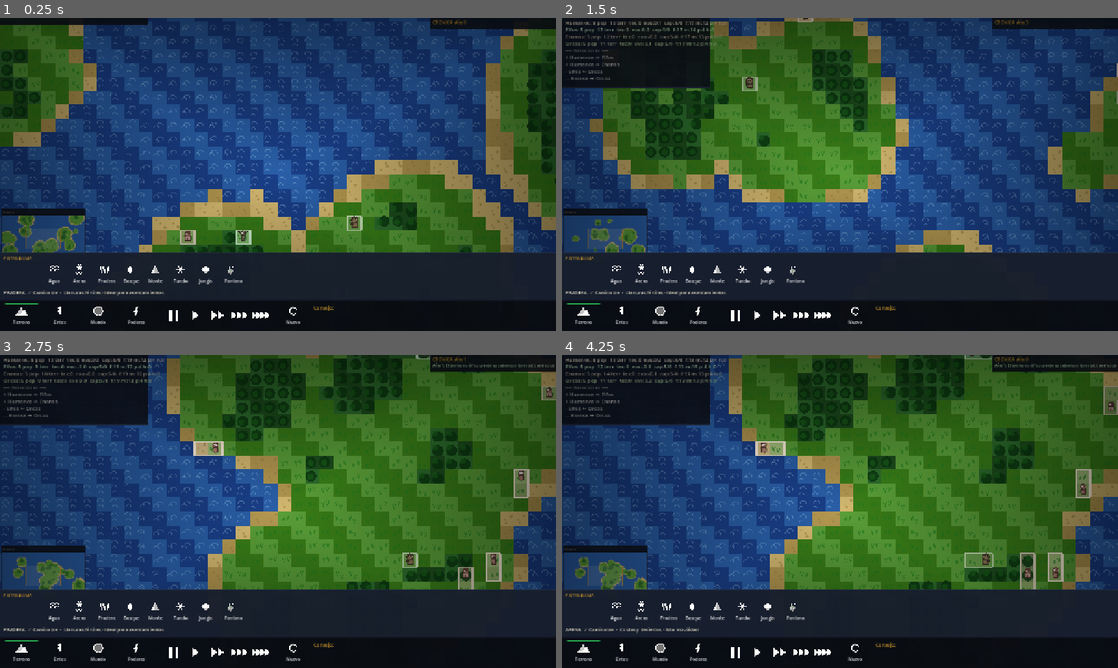
Above: before the commit, frames 1-4 (two rows, left to right).
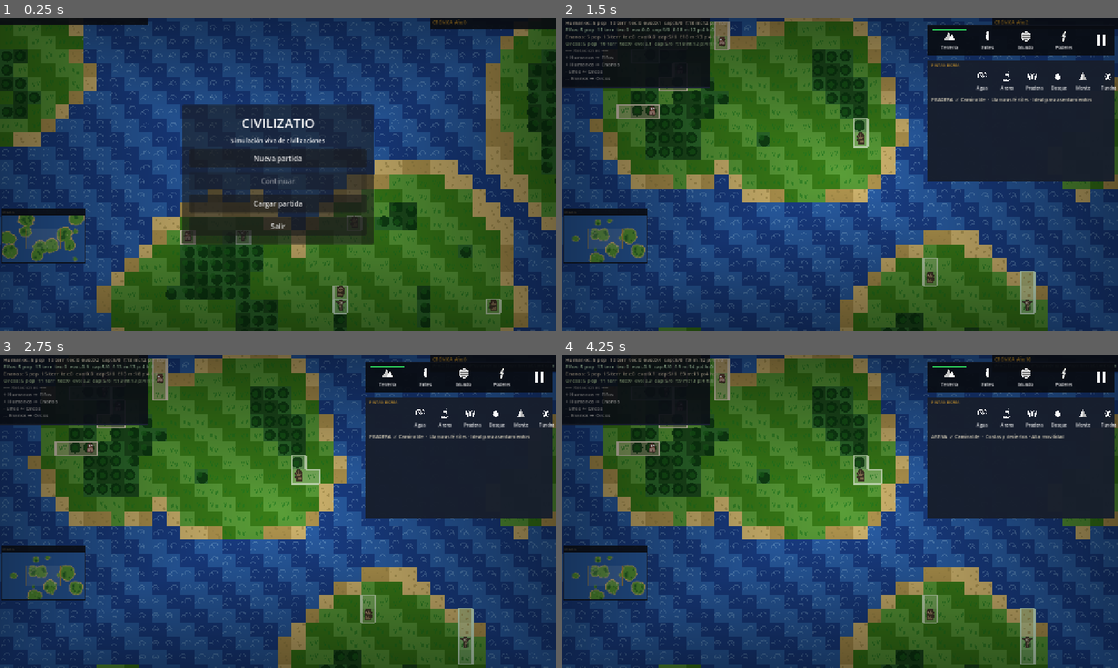
Above: after the commit, the same moments.

Repository: scastorina/civilizatio
Game: Godot game, scene res://scenes/Main.tscn
Two runs of this game, one before a commit and one after it. Both use one fixed random seed, a clock stepped at 60 frames per second and the inputs below.
Inputs (mouse positions are in pixels of both pictures, inside the frame that each line leads up to):
- Up to frame 1 (0.25 s): no input
- Up to frame 2 (1.5 s): click (840, 158) at 0.5 s, where only the run after the commit has a clickable "Nueva partida"; click (856, 315) at 1.25 s, where only the run before the commit has a clickable "Nuevo"
- Up to frame 3 (2.75 s): click (294, 652) at 2 s, where only the run before the commit has a clickable "Nuevo"
- Up to frame 4 (4.25 s): click "Agua" at 2.75 s; click "Arena" at 3.5 s

The runs differ from the first frame. In frame 1, 40% of the frame differs, in the area x 0-100%, y 27-100%; in frame 2, 42%; in frame 3, 76%, in the area x 0-100%, y 0-100%; in frame 4, 76%.

Commit message:
feat(ui): add main menu overlay and floating right-side interface

Diff:
--- a/scripts/GameUI.gd
+++ b/scripts/GameUI.gd
@@ -12,7 +12,10 @@
 signal chronicle_reply_submitted(text: String)
 
 const BAR_H   := 72
-const PANEL_H := 108    # taller panel: room for buttons + info strip
+const PANEL_H := 280
+const SIDEBAR_W := 430.0
+const SIDEBAR_TOP := 16.0
+const SIDEBAR_GAP := 8.0
 const BTN     := 54
 const TAB_W   := 84.0
 const GAP     := 4
@@ -165,22 +168,27 @@
 # ── Construcción ──────────────────────────────────────────────────────────────
 
 func _build() -> void:
-	# Panel de herramientas  — #171e2e con línea de acento
+	# Barra flotante derecha (estilo panel táctico)
+	var bar := Panel.new()
+	bar.anchor_left   = 1.0; bar.anchor_top    = 0.0
+	bar.anchor_right  = 1.0; bar.anchor_bottom = 0.0
+	bar.offset_left   = -(SIDEBAR_W + float(PAD))
+	bar.offset_top    = SIDEBAR_TOP
+	bar.offset_right  = -float(PAD)
+	bar.offset_bottom = SIDEBAR_TOP + float(BAR_H)
+	_style_panel(bar, Color(0.035, 0.047, 0.071, 0.92), false)
+	add_child(bar)
+
+	# Panel de herramientas flotante (debajo de barra superior)
 	_tool_panel = Panel.new()
-	_tool_panel.anchor_left   = 0.0; _tool_panel.anchor_top    = 1.0
-	_tool_panel.anchor_right  = 1.0; _tool_panel.anchor_bottom = 1.0
-	_tool_panel.offset_top    = -(BAR_H + PANEL_H)
-	_tool_panel.offset_bottom = -BAR_H
+	_tool_panel.anchor_left   = 1.0; _tool_panel.anchor_top    = 0.0
+	_tool_panel.anchor_right  = 1.0; _tool_panel.anchor_bottom = 0.0
+	_tool_panel.offset_left   = -(SIDEBAR_W + float(PAD))
+	_tool_panel.offset_top    = SIDEBAR_TOP + float(BAR_H) + SIDEBAR_GAP
+	_tool_panel.offset_right  = -float(PAD)
+	_tool_panel.offset_bottom = SIDEBAR_TOP + float(BAR_H + PANEL_H) + SIDEBAR_GAP
 	_style_panel(_tool_panel, C_SURF2, true)
 	add_child(_tool_panel)
-
-	# Barra inferior  — #090c12
-	var bar := Panel.new()
-	bar.anchor_left   = 0.0; bar.anchor_top    = 1.0
-	bar.anchor_right  = 1.0; bar.anchor_bottom = 1.0
-	bar.offset_top    = -BAR_H; bar.offset_bottom = 0.0
-	_style_panel(bar, Color(0.035, 0.047, 0.071, 0.98), false)
-	add_child(bar)
 
 	_build_bar(bar)
 	_build_terrain_content()
@@ -240,8 +248,8 @@
 
 	# ── Consejo / crónica ──
 	_chronicle_prompt_label = Label.new()
-	_chronicle_prompt_label.position = Vector2(x, yc + 2.0)
-	_chronicle_prompt_label.size = Vector2(220.0, 18.0)
+	_chronicle_prompt_label.position = Vector2(float(PAD), -34.0)
+	_chronicle_prompt_label.size = Vector2(SIDEBAR_W - float(PAD * 2), 18.0)
 	_chronicle_prompt_label.text = "Consejo:"
 	_chronicle_prompt_label.add_theme_font_size_override("font_size", 11)
 	_chronicle_prompt_label.add_theme_color_override("font_color", C_ACC)
@@ -249,7 +257,8 @@
 
 	for i in range(3):
 		var reply_btn := _make_text_btn(Color(0.80, 0.65, 0.22), 90.0, 28.0)
-		reply_btn.position = Vector2(x + i * 94.0, yc + 20.0)
+		reply_btn.position = Vector2(float(PAD) + i * 136.0, -2.0)
+		reply_btn.size = Vector2(132.0, 22.0)
 		reply_btn.visible = false
 		var oi := i
 		reply_btn.pressed.connect(func(): _on_chronicle_reply_pressed(oi))
@@ -462,6 +471,12 @@
 	_refresh_speed_highlights()
 	time_speed_changed.emit(idx)
 
+func set_speed_idx(idx: int, emit_signal: bool = false) -> void:
+	current_speed_idx = clampi(idx, 0, SPEED_DEFS.size() - 1)
+	_refresh_speed_highlights()
+	if emit_signal:
+		time_speed_changed.emit(current_speed_idx)
+
 func _on_map(idx: int) -> void:
 	current_map_idx = idx
 	_refresh_map_highlights()
--- a/scripts/Main.gd
+++ b/scripts/Main.gd
@@ -62,6 +62,7 @@
 const CHRONICLE_MAX := 40
 const FORTIFICATION_NAMES: Array[String] = ["sin defensa", "valla de madera", "muralla de piedra", "bastion de hierro"]
 const RESOURCE_KEYS: Array[String] = ["food", "wood", "stone", "iron"]
+const SAVE_FILE_PATH := "user://savegame.json"
 const SPECIES_RELIGIONS: Dictionary = {
 	"Humanos": "Fe Sagrada",
 	"Elfos":   "Sendero Eterno",
@@ -107,6 +108,9 @@
 var world_effects = WorldEffectsScript.new()
 var _fire_cells: Dictionary = world_effects.fire_cells
 var _effects: Array[Dictionary] = world_effects.effects
+var _main_menu_layer: CanvasLayer
+var _main_menu_panel: Panel
+var _game_started := false
 
 func _ready() -> void:
 	rng.randomize()
@@ -141,8 +145,12 @@
 	ui.power_selected.connect(func(_idx): pass)
 	ui.chronicle_reply_submitted.connect(_on_chronicle_reply_submitted)
 	_regenerate_world()
+	_show_main_menu()
 
 func _process(delta: float) -> void:
+	if not _game_started:
+		_update_minimap_cam_rect()
+		return
 	var speed := TIME_SPEEDS[current_speed_idx]
 	if speed == 0.0:
 		return
@@ -181,6 +189,21 @@
 			return
 		if event.keycode == KEY_ENTER or event.keycode == KEY_KP_ENTER:
 			_regenerate_world()
+			return
+		if event.keycode == KEY_F5:
+			_save_game()
+			return
+		if event.keycode == KEY_F9:
+			_load_game()
+			return
+		if event.keycode == KEY_N and event.ctrl_pressed:
+			_regenerate_world()
+			return
+		if event.keycode == KEY_ESCAPE:
+			if _game_started:
+				_show_main_menu(true)
+			else:
+				_start_game_from_menu(false)
 			return
 
 	if event is InputEventMouseButton:
@@ -319,6 +342,264 @@
 	world_grid.set_owner(cell, species["name"] as String)
 	add_child(human)
 	humans.append(human)
+
+func _serialize_human(human: Human) -> Dictionary:
+	return {
+		"x": human.grid_position.x as int,
+		"y": human.grid_position.y as int,
+		"species": human.species_name as String,
+		"evolution_score": human.evolution_score as float,
+		"age_ticks": human.age_ticks as int,
+		"battles_won": human.battles_won as int,
+		"is_hero": human.is_hero as bool,
+		"hero_name": human.hero_name as String,
+		"infected": human.infected as bool,
+		"on_fire": human.on_fire as bool,
+		"religion": human.religion as String,
+	}
+
+func _restore_human(state: Dictionary) -> void:
+	var species_name := state.get("species", "Humanos") as String
+	var species := _find_species(species_name)
+	if species.is_empty():
+		return
+	var cell := Vector2i(state.get("x", 0) as int, state.get("y", 0) as int)
+	if not world_grid.is_in_bounds(cell):
+		return
+	_spawn_human_at(cell, species)
+	var human: Human = humans.back() as Human
+	if human == null:
+		return
+	human.evolution_score = state.get("evolution_score", 0.0) as float
+	human.age_ticks = state.get("age_ticks", 0) as int
+	human.battles_won = state.get("battles_won", 0) as int
+	human.is_hero = state.get("is_hero", false) as bool
+	human.hero_name = state.get("hero_name", "") as String
+	human.infected = state.get("infected", false) as bool
+	human.on_fire = state.get("on_fire", false) as bool
+	human.religion = state.get("religion", SPECIES_RELIGIONS.get(species_name, "") as String) as String
+
+func _serialize_fire_cells() -> Array:
+	var out: Array = []
+	for cell: Vector2i in world_effects.fire_cells.keys():
+		out.append({
+			"x": cell.x,
+			"y": cell.y,
+			"age": world_effects.fire_cells[cell] as int,
+		})
+	return out
+
+func _restore_fire_cells(data: Array) -> void:
+	world_effects.fire_cells.clear()
+	for entry in data:
+		if entry is Dictionary:
+			var d := entry as Dictionary
+			var cell := Vector2i(d.get("x", 0) as int, d.get("y", 0) as int)
+			world_effects.fire_cells[cell] = d.get("age", 0) as int
+
+func _show_main_menu(paused_menu: bool = false) -> void:
+	if _main_menu_layer == null:
+		_main_menu_layer = CanvasLayer.new()
+		_main_menu_layer.layer = 30
+		add_child(_main_menu_layer)
+	if _main_menu_panel != null:
+		_main_menu_panel.queue_free()
+
+	_main_menu_panel = Panel.new()
+	_main_menu_panel.anchor_left = 0.5
+	_main_menu_panel.anchor_top = 0.5
+	_main_menu_panel.anchor_right = 0.5
+	_main_menu_panel.anchor_bottom = 0.5
+	_main_menu_panel.offset_left = -220
+	_main_menu_panel.offset_top = -160
+	_main_menu_panel.offset_right = 220
+	_main_menu_panel.offset_bottom = 160
+	_main_menu_layer.add_child(_main_menu_panel)
+
+	var vb := VBoxContainer.new()
+	vb.anchor_left = 0.0
+	vb.anchor_top = 0.0
+	vb.anchor_right = 1.0
+	vb.anchor_bottom = 1.0
+	vb.offset_left = 16
+	vb.offset_top = 16
+	vb.offset_right = -16
+	vb.offset_bottom = -16
+	vb.alignment = BoxContainer.ALIGNMENT_CENTER
+	vb.add_theme_constant_override("separation", 10)
+	_main_menu_panel.add_child(vb)
+
+	var title := Label.new()
+	title.text = "CIVILIZATIO"
+	title.horizontal_alignment = HORIZONTAL_ALIGNMENT_CENTER
+	title.add_theme_font_size_override("font_size", 30)
+	vb.add_child(title)
+
+	var subtitle := Label.new()
+	subtitle.text = "Simulación viva de civilizaciones"
+	subtitle.horizontal_alignment = HORIZONTAL_ALIGNMENT_CENTER
+	subtitle.add_theme_font_size_override("font_size", 14)
+	vb.add_child(subtitle)
+
+	var btn_new := Button.new()
+	btn_new.text = "Nueva partida"
+	btn_new.custom_minimum_size = Vector2(0, 42)
+	btn_new.pressed.connect(func():
+		_regenerate_world()
+		_start_game_from_menu(false)
+	)
+	vb.add_child(btn_new)
+
+	var btn_continue := Button.new()
+	btn_continue.text = "Continuar"
+	btn_continue.custom_minimum_size = Vector2(0, 42)
+	btn_continue.disabled = not paused_menu
+	btn_continue.pressed.connect(func(): _start_game_from_menu(false))
+	vb.add_child(btn_continue)
+
+	var btn_load := Button.new()
+	btn_load.text = "Cargar partida"
+	btn_load.custom_minimum_size = Vector2(0, 42)
+	btn_load.pressed.connect(func():
+		if _load_game():
+			_start_game_from_menu(false)
+	)
+	vb.add_child(btn_load)
+
+	var btn_exit := Button.new()
+	btn_exit.text = "Salir"
+	btn_exit.custom_minimum_size = Vector2(0, 42)
+	btn_exit.pressed.connect(func(): get_tree().quit())
+	vb.add_child(btn_exit)
+
+	_game_started = false
+	current_speed_idx = 0
+	if ui != null:
+		ui.visible = false
+
+func _start_game_from_menu(keep_paused: bool) -> void:
+	_game_started = true
+	if _main_menu_panel != null:
+		_main_menu_panel.queue_free()
+		_main_menu_panel = null
+	if ui != null:
+		ui.visible = true
+	if not keep_paused and current_speed_idx == 0:
+		current_speed_idx = 1
+		if ui != null:
+			ui.set_speed_idx(current_speed_idx)
+
+func _save_game() -> bool:
+	var save_data := {
+		"version": 1,
+		"world_year": world_year,
+		"current_speed_idx": current_speed_idx,
+		"current_map_idx": current_map_idx,
+		"move_tick_accumulator": move_tick_accumulator,
+		"world_grid": world_grid.export_state(),
+		"humans": [],
+		"species_tech": _species_tech.duplicate(true),
+		"species_research": _species_research.duplicate(true),
+		"species_resources": _species_resources.duplicate(true),
+		"species_fleets": _species_fleets.duplicate(true),
+		"species_armies": _species_armies.duplicate(true),
+		"species_pressures": _species_pressures.duplicate(true),
+		"relations": _relations.duplicate(true),
+		"war_pairs": _war_pairs.duplicate(true),
+		"alliance_pairs": _alliance_pairs.duplicate(true),
+		"chronicle": _chronicle.duplicate(true),
+		"chronicle_colors": _chronicle_colors.duplicate(true),
+		"territory_names": _territory_names.duplicate(true),
+		"known_kingdoms": _known_kingdoms.duplicate(true),
+		"species_grievances": _species_grievances.duplicate(true),
+		"deforestation_log": _deforestation_log.duplicate(true),
+		"last_war_tick": _last_war_tick.duplicate(true),
+		"tribute_pending": _tribute_pending.duplicate(true),
+		"last_species_event_era": _last_species_event_era.duplicate(true),
+		"active_advice": _active_advice.duplicate(true),
+		"next_advice_year": _next_advice_year,
+		"fire_cells": _serialize_fire_cells(),
+	}
+	for human: Human in humans:
+		(save_data["humans"] as Array).append(_serialize_human(human))
+	var file := FileAccess.open(SAVE_FILE_PATH, FileAccess.WRITE)
+	if file == null:
+		_log_event("Año %d: Error al guardar partida" % world_year, "")
+		return false
+	file.store_string(JSON.stringify(save_data))
+	file.close()
+	_log_event("Año %d: Partida guardada correctamente" % world_year, "")
+	return true
+
+func _load_game() -> bool:
+	if not FileAccess.file_exists(SAVE_FILE_PATH):
+		_log_event("Año %d: No existe una partida guardada" % world_year, "")
+		return false
+	var file := FileAccess.open(SAVE_FILE_PATH, FileAccess.READ)
+	if file == null:
+		_log_event("Año %d: No se pudo abrir la partida guardada" % world_year, "")
+		return false
+	var raw_text := file.get_as_text()
+	file.close()
+	var parsed: Variant = JSON.parse_string(raw_text)
+	if not (parsed is Dictionary):
+		_log_event("Año %d: Savegame inválido" % world_year, "")
+		return false
+	var data := parsed as Dictionary
+	var grid_data := data.get("world_grid", {}) as Dictionary
+	if not world_grid.import_state(grid_data):
+		_log_event("Año %d: Savegame incompatible con el tamaño del mundo" % world_year, "")
+		return false
+
+	for human in humans:
+		human.queue_free()
+	humans.clear()
+	world_effects.reset()
+	_trade_routes.clear()
+	_battle_markers.clear()
+	_sea_route_cache.clear()
+
+	world_year = data.get("world_year", 0) as int
+	move_tick_accumulator = data.get("move_tick_accumulator", 0.0) as float
+	current_speed_idx = clampi(data.get("current_speed_idx", current_speed_idx) as int, 0, TIME_SPEEDS.size() - 1)
+	current_map_idx = clampi(data.get("current_map_idx", current_map_idx) as int, 0, MAP_PRESETS.size() - 1)
+	if ui != null:
+		ui.set_speed_idx(current_speed_idx)
+
+	_species_tech = (data.get("species_tech", _species_tech) as Dictionary).duplicate(true)
+	_species_research = (data.get("species_research", _species_research) as Dictionary).duplicate(true)
+	_species_resources = (data.get("species_resources", _species_resources) as Dictionary).duplicate(true)
+	_species_fleets = (data.get("species_fleets", _species_fleets) as Dictionary).duplicate(true)
+	_species_armies = (data.get("species_armies", _species_armies) as Dictionary).duplicate(true)
+	_species_pressures = (data.get("species_pressures", _species_pressures) as Dictionary).duplicate(true)
+	_relations = (data.get("relations", _relations) as Dictionary).duplicate(true)
+	_war_pairs = (data.get("war_pairs", _war_pairs) as Dictionary).duplicate(true)
+	_alliance_pairs = (data.get("alliance_pairs", _alliance_pairs) as Dictionary).duplicate(true)
+	_chronicle = (data.get("chronicle", _chronicle) as Array).duplicate(true)
+	_chronicle_colors = (data.get("chronicle_colors", _chronicle_colors) as Array).duplicate(true)
+	_territory_names = (data.get("territory_names", _territory_names) as Dictionary).duplicate(true)
+	_known_kingdoms = (data.get("known_kingdoms", _known_kingdoms) as Dictionary).duplicate(true)
+	_species_grievances = (data.get("species_grievances", _species_grievances) as Dictionary).duplicate(true)
+	_deforestation_log = (data.get("deforestation_log", _deforestation_log) as Dictionary).duplicate(true)
+	_last_war_tick = (data.get("last_war_tick", _last_war_tick) as Dictionary).duplicate(true)
+	_tribute_pending = (data.get("tribute_pending", _tribute_pending) as Dictionary).duplicate(true)
+	_last_species_event_era = (data.get("last_species_event_era", _last_species_event_era) as Dictionary).duplicate(true)
+	_active_advice = (data.get("active_advice", _active_advice) as Dictionary).duplicate(true)
+	_next_advice_year = data.get("next_advice_year", _next_advice_year) as int
+
+	var humans_data := data.get("humans", []) as Array
+	for hdata in humans_data:
+		if hdata is Dictionary:
+			_restore_human(hdata as Dictionary)
+	_restore_fire_cells(data.get("fire_cells", []) as Array)
+
+	_build_and_push_minimap()
+	_settlement_cluster_cache = _find_settlement_clusters()
+	_territory_cluster_cache  = _find_territory_clusters()
+	_refresh_hud()
+	queue_redraw()
+	_log_event("Año %d: Partida cargada correctamente" % world_year, "")
+	return true
 
 func _move_humans() -> void:
 	var occupied := {}
@@ -1196,6 +1477,32 @@
 			best = r
 	return best
 
+func _dominant_religions_for_species(species_list: Array) -> Dictionary:
+	var species_set: Dictionary = {}
+	for sp in species_list:
+		species_set[sp as String] = true
+	var counters: Dictionary = {}
+	for h in humans:
+		if h.religion == "" or not species_set.has(h.species_name):
+			continue
+		if not counters.has(h.species_name):
+			counters[h.species_name] = {}
+		var rel_counts: Dictionary = counters[h.species_name] as Dictionary
+		rel_counts[h.religion] = (rel_counts.get(h.religion, 0) as int) + 1
+	var dominant: Dictionary = {}
+	for sp in species_list:
+		var species := sp as String
+		var rel_counts := counters.get(species, {}) as Dictionary
+		var best_rel := ""
+		var best_n := 0
+		for r: String in rel_counts.keys():
+			var n := rel_counts[r] as int
+			if n > best_n:
+				best_n = n
+				best_rel = r
+		dominant[species] = best_rel
+	return dominant
+
 func _update_religions() -> void:
 	for human in humans:
 		for other in humans:
@@ -1234,6 +1541,16 @@
 	for h in humans:
 		living[h.species_name] = true
 	var sp_list: Array = living.keys()
+	var dominant_religions := _dominant_religions_for_species(sp_list)
+	var cross_trade_pairs: Dictionary = {}
+	for r: Dictionary in _trade_routes:
+		if r.get("mode", "") != "cross":
+			continue
+		var rsa := r.get("species", "") as String
+		var rsb := r.get("partner", "") as String
+		if rsa == "" or rsb == "":
+			continue
+		cross_trade_pairs[_diplomacy_key(rsa, rsb)] = true
 
 	# ── Passive grievance decay (dwarves) ─────────────────────────────────────
 	if world_year % 100 == 0:
@@ -1255,20 +1572,14 @@
 			else:
 				rel -= 0.001
 
-			if _dominant_religion(a) == _dominant_religion(b) and _dominant_religion(a) != "":
+			var dom_a := dominant_religions.get(a, "") as String
+			var dom_b := dominant_religions.get(b, "") as String
+			if dom_a == dom_b and dom_a != "":
 				rel += 0.002
 
 			# ── Human trade diplomacy bonus ────────────────────────────────────
 			# Humans improve relations faster with active cross-species trade
-			var has_cross_trade := false
-			for r: Dictionary in _trade_routes:
-				if r.get("mode", "") == "cross":
-					var rsa := r.get("species", "") as String
-					var rsb := r.get("partner", "") as String
-					if (rsa == a and rsb == b) or (rsa == b and rsb == a):
-						has_cross_trade = true
-						break
-			if has_cross_trade:
+			if cross_trade_pairs.has(key):
 				if a == "Humanos" or b == "Humanos":
 					rel += 0.0015   # humans are better diplomats through trade
 
--- a/scripts/WorldEffects.gd
+++ b/scripts/WorldEffects.gd
@@ -28,6 +28,15 @@
 	_tick_fire(world_grid, humans, rng)
 	_tick_plague(humans, rng)
 	_advance_effects()
+
+func _build_humans_by_cell(humans: Array) -> Dictionary:
+	var by_cell: Dictionary = {}
+	for human: Human in humans:
+		var cell := human.grid_position
+		if not by_cell.has(cell):
+			by_cell[cell] = []
+		(by_cell[cell] as Array).append(human)
+	return by_cell
 
 
 func _power_meteor(center: Vector2i, world_grid: WorldGrid, humans: Array, world_year: int, log_event: Callable) -> void:
@@ -98,11 +107,12 @@
 	var dirs: Array[Vector2i] = [Vector2i(1, 0), Vector2i(-1, 0), Vector2i(0, 1), Vector2i(0, -1)]
 	var new_fires: Array[Vector2i] = []
 	var to_erase: Array[Vector2i] = []
+	var humans_by_cell := _build_humans_by_cell(humans)
 	for cell: Vector2i in fire_cells.keys():
 		fire_cells[cell] = (fire_cells[cell] as int) + 1
-		for human: Human in humans:
-			if human.grid_position == cell:
-				human.on_fire = true
+		var humans_here := humans_by_cell.get(cell, []) as Array
+		for human: Human in humans_here:
+			human.on_fire = true
 		if (fire_cells[cell] as int) > 40:
 			world_grid.set_owner(cell, "")
 			if world_grid.get_biome(cell) == "forest":
@@ -127,18 +137,22 @@
 
 
 func _tick_plague(humans: Array, rng: RandomNumberGenerator) -> void:
-	var infected_positions: Array[Vector2i] = []
+	var infected_counts: Dictionary = {}
 	for human: Human in humans:
 		if human.infected:
-			infected_positions.append(human.grid_position)
+			infected_counts[human.grid_position] = (infected_counts.get(human.grid_position, 0) as int) + 1
 	for human: Human in humans:
 		if human.infected:
 			continue
-		for infected_position: Vector2i in infected_positions:
-			if (human.grid_position - infected_position).length() <= 1.5:
-				if rng.randf() < 0.04:
-					human.infected = true
-					break
+		var exposure := 0
+		for dy in range(-1, 2):
+			for dx in range(-1, 2):
+				exposure += infected_counts.get(human.grid_position + Vector2i(dx, dy), 0) as int
+		if exposure <= 0:
+			continue
+		var infection_chance := 1.0 - pow(0.96, float(exposure))
+		if rng.randf() < infection_chance:
+			human.infected = true
 
 
 func _advance_effects() -> void:
--- a/scripts/WorldGrid.gd
+++ b/scripts/WorldGrid.gd
@@ -358,3 +358,36 @@
 			if is_walkable(cell):
 				walkable.append(cell)
 	return walkable
+
+func export_state() -> Dictionary:
+	return {
+		"width": width,
+		"height": height,
+		"tiles": _tiles.duplicate(true),
+		"owners": _owners.duplicate(true),
+		"presence": _presence.duplicate(true),
+		"structures": _structures.duplicate(true),
+		"fortifications": _fortifications.duplicate(true),
+		"improvements": _improvements.duplicate(true),
+	}
+
+func import_state(state: Dictionary) -> bool:
+	var w := state.get("width", width) as int
+	var h := state.get("height", height) as int
+	if w != width or h != height:
+		return false
+	var tiles := state.get("tiles", []) as Array
+	var owners := state.get("owners", []) as Array
+	var presence := state.get("presence", []) as Array
+	var structures := state.get("structures", []) as Array
+	var fortifications := state.get("fortifications", []) as Array
+	var improvements := state.get("improvements", []) as Array
+	if tiles.size() != height or owners.size() != height or presence.size() != height or structures.size() != height or fortifications.size() != height or improvements.size() != height:
+		return false
+	_tiles = tiles.duplicate(true)
+	_owners = owners.duplicate(true)
+	_presence = presence.duplicate(true)
+	_structures = structures.duplicate(true)
+	_fortifications = fortifications.duplicate(true)
+	_improvements = improvements.duplicate(true)
+	return true
Not shown, changed: README.md
Not shown, added: docs/AUDITORIA_RENDIMIENTO.md
Not shown, added: docs/CODEBASE_OVERVIEW.md
Not shown, added: docs/PRODUCTION_ROADMAP.md
Not shown, added: docs/TROUBLESHOOTING_GIT.md
